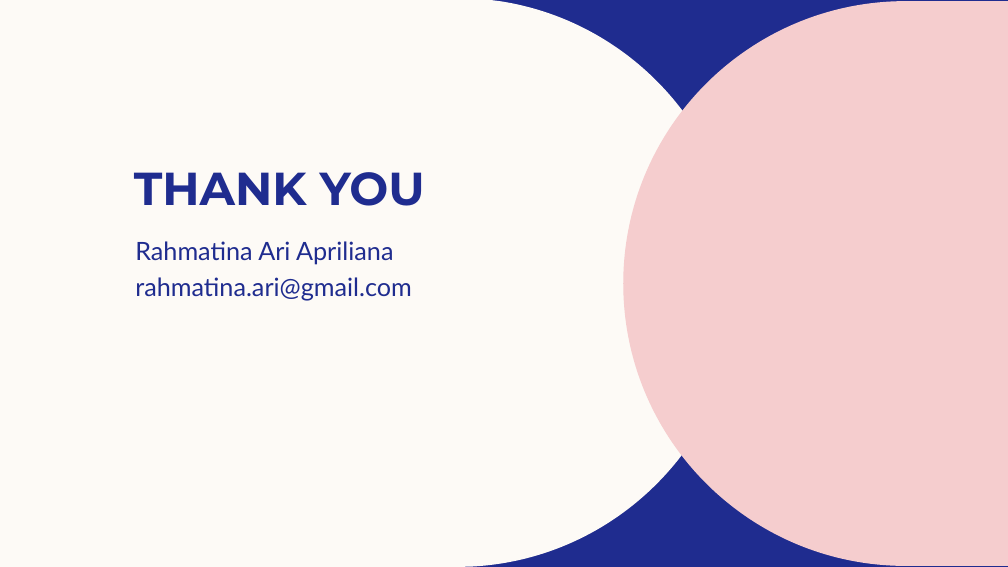
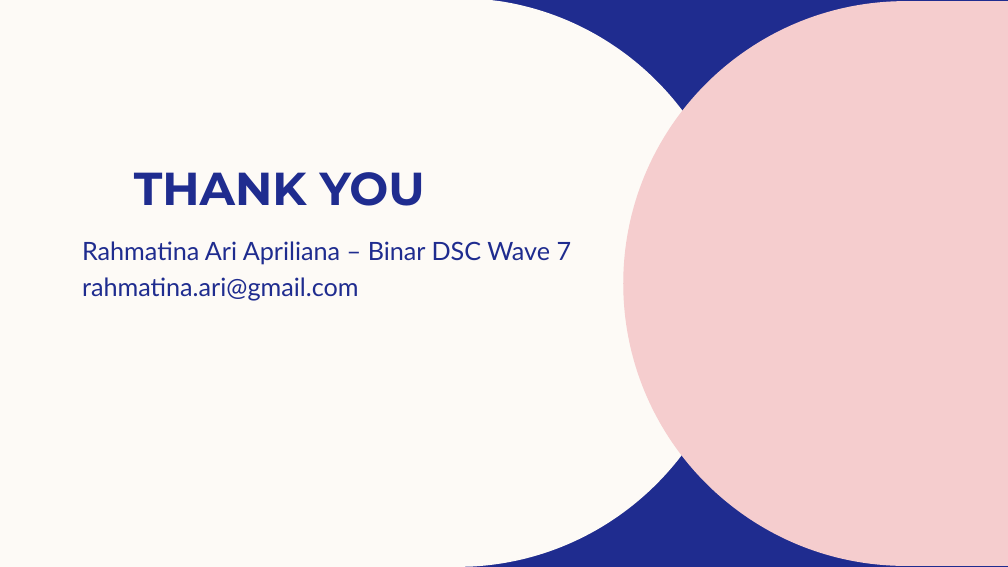
Before and after one commit to emaapriliana/gold-challenge, a slide deck: slide 31 of challenge binar.pptx (slide 11 before the commit). Drawn at 1008x567 pixels with LibreOffice and Linux fonts; fonts in the diff are those of the drawing; background and template pictures are left out. Boxes give left, top, right and bottom in pixels: in the first picture for what was removed or moved away, otherwise in the second. Text is boxed around its words. In the diff, an @@ line names an element or a change of style, - is before the commit and + after.

```diff
--- a/challenge binar.pptx
+++ b/challenge binar.pptx
@@ subtitle "Rahmatina Ari Apriliana – Binar ...": place and size @@
-subtitle "Rahmatina Ari Apriliana – Binar ..." at [135, 241, 412, 301]
+subtitle "Rahmatina Ari Apriliana – Binar ..." at [82, 241, 572, 301]
@@ subtitle at [82, 241, 572, 265]: text changed @@
-Rahmatina Ari Apriliana
+Rahmatina Ari Apriliana – Binar DSC Wave 7
```
Also in this commit, not shown: 7 other slides changed, 22 slides added, 2 slides removed, 1 other file.
